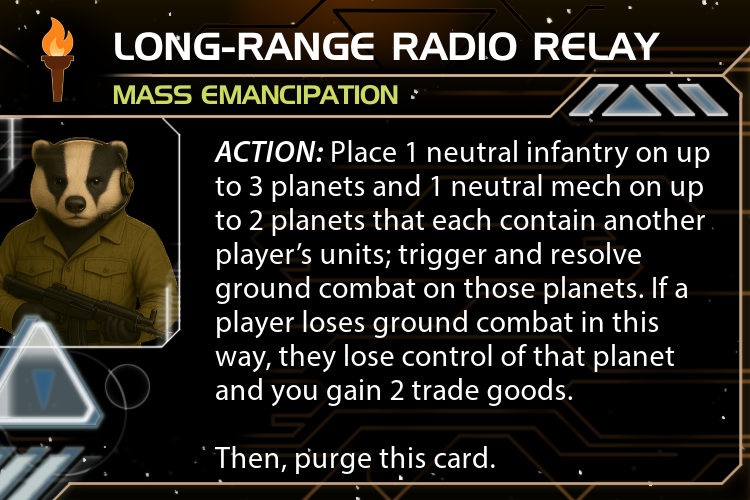
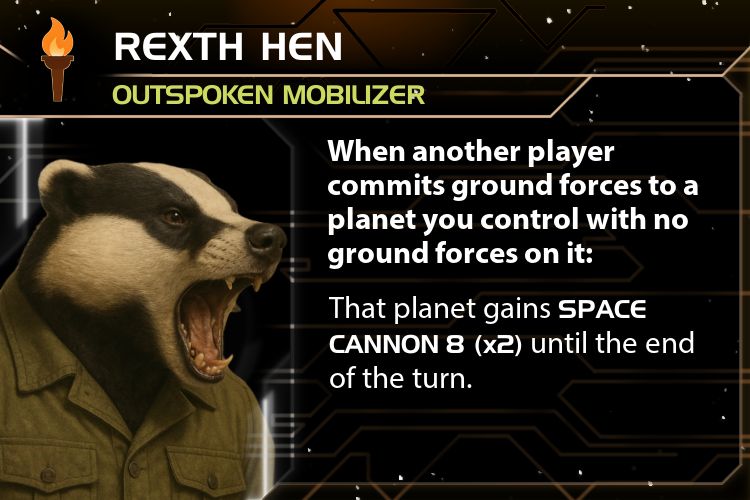
Comparing the layer stacks of the two 750px x 500px images. Changes:
showed group "Commander" (11 layers) over [112,32,729,445]
showed group "Commander U" (2 layers) over [327,139,709,406]
renamed "You may have that planet use S..." to "That planet gains SPACE CANNON...", painted on it over [328,296,694,406]
hid group "Hero" (13 layers) over [113,32,729,474]
painted on "ACTION: Place 1 neutral infant..." over [214,362,677,474]
showed "back AU / CU" over [0,32,750,500]
hid "back HU" over [0,32,750,500]
showed group "potrait commander" (2 layers) over [0,135,288,500]
hid group "portrait hero small" (2 layers) over [0,131,182,385]
showed group "Leader Circle" (2 layers) over [0,114,295,500]
showed "circle AL / AU / CU" over [17,200,265,447]